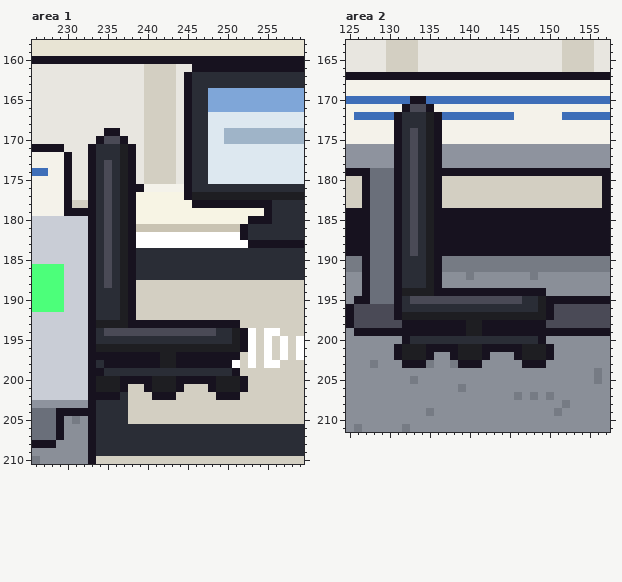
Pixel-art file, stored at office/site_arch_a.aseprite. That is the earlier state.
320x320 pixels, 1 frame. Colours within 5 levels of each other are drawn and written as one. Shown: area 1: x 226..259, y 158..210; area 2: x 125..157, y 163..211.
After the commit:
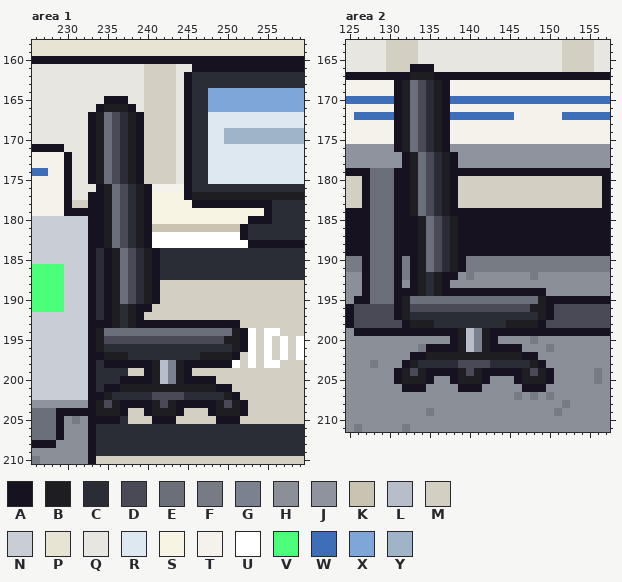
Palette (. is transparent): A #17121f  B #1e1e22  C #2a2d36  D #4a4a56  E #6a6f7a  F #767b84  G #7b828f  H #8a8f98  J #8e939e  K #c9c3b2  L #b8bec9  M #d3cfc2  N #c9cdd6  P #e8e4d4  Q #e8e6e0  R #dde8f0  S #f7f4e4  T #f4f2ea  U #ffffff  V #4cff7a  W #3e6eb8  X #7fa6d8  Y #9fb4c8
Diff:
Changed rows in their new state; - is an unchanged pixel.
Area 1, layer "Chair2":
first column x 233:
165 --AAA---------------
166 -ABBBA--------------
167 ABEDCBA-------------
168 ABEDCBA-------------
169 ABEDCBA-------------
170 ABE-CBA-------------
171 -BEDCBA-------------
172 -BEDCBA-------------
173 -BEDCBA-------------
174 -BEDCBA-------------
175 -BEDCBA-------------
176 QABEDCBA------------
177 -ABEDCBA------------
178 -ABEDCBA------------
179 -ABEDCBA------------
180 -ABEDCBA------------
181 -ABEDCBA------------
182 -ABEDCBA------------
183 -ABEDCBA------------
184 --ABED-BA-----------
185 --ABED-BA-----------
186 --ABED-BA-----------
187 --ABED-BA-----------
188 --ABEDCBA-----------
189 --ABEDCBA-----------
190 --ABEDCBA-----------
191 --ABCBAA------------
192 --ABCBA-------------
193 -AA-CB--------------
194 -BEEEEEEEEEEEEEEEE--
195 -BDDDDDDDDDDDDDDDB--
196 --CCCCCCCCCCCCCCCC--
197 --BBBCCCCCCCCCBBBB--
198 --------BLGB--------
199 -C---MMABLGBAMMMMMM-
200 -CCC-----LGB----MMMM
201 -CAABBBB---BBBBBAAMM
202 --BC-CCCDDDDCCCCCB--
203 -BDBAAAABDBAAAAABDBA
204 -BBBA--ABBBA---ABBBA
205 -AAA----AAA-----AAA-
Area 2, layer "Chair1":
first column x 131:
166 --AAA---------------
167 --BBB---------------
168 ABEDCBA-------------
169 ABEDCBA-------------
170 ABEDCBA-------------
171 ABE-CBA-------------
172 -BEDCBA-------------
173 -BEDCBA-------------
174 -BEDCBA-------------
175 -BEDCBA-------------
176 -BEDCBA-------------
177 JABEDCBA------------
178 JABEDCBA------------
179 -ABEDCB-------------
180 -ABEDCBA------------
181 -ABEDCBA------------
182 -ABEDCBA------------
183 -ABEDCBA------------
184 -ABEDCB-------------
185 -AABEDCB------------
186 -AABEDCB------------
187 -AABEDCB------------
188 -AABEDCB------------
189 -AABEDCB------------
190 -FABEDCBA-----------
191 -FABEDCBA-----------
192 -FABCBAA------------
193 -HABCBA-------------
194 -AA-CB--------------
195 -BEEEEEEEEEEEEEEEE--
196 -BDDDDDDDDDDDDDDDB--
197 --CCCCCCCCCCCCCCCC--
198 --BBBCCCCCCCCCBBBB--
199 --------BLGB--------
200 -HHHHHHABLGBAHHHHFH-
201 HHHF-----LGB----HHHF
202 HHAABBBB---BBBBBAAHH
203 --BCCCCCDDDDCCCCCB--
204 ABDBAAAABDBAAAAABDBA
205 ABBBA--ABBBA---ABBBA
206 -AAA----AAA-----AAA-
Pixel boxes of the changes (left, top, right, bottom) in both pictures:
changed: (88, 96, 248, 424)
changed: (394, 64, 554, 392)
